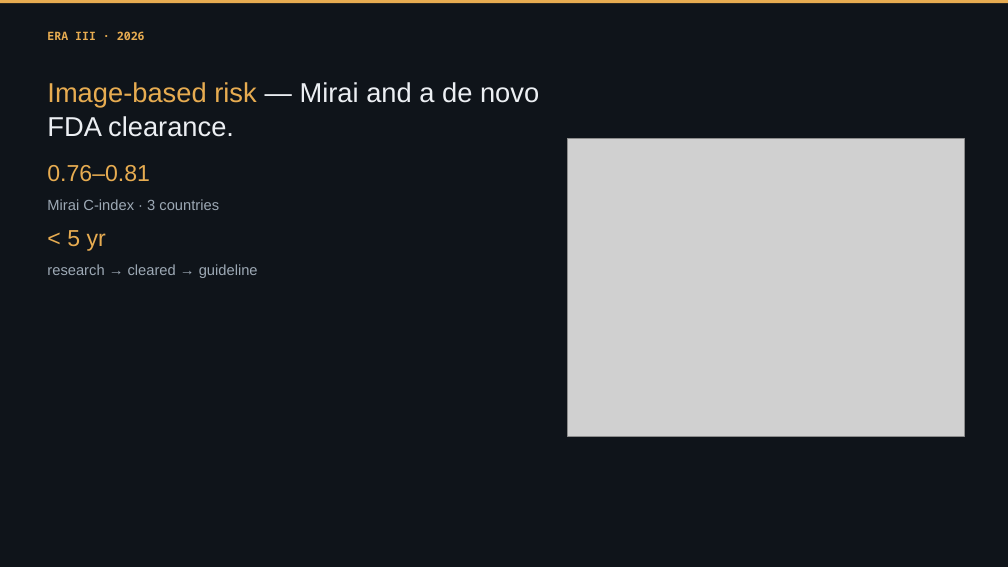
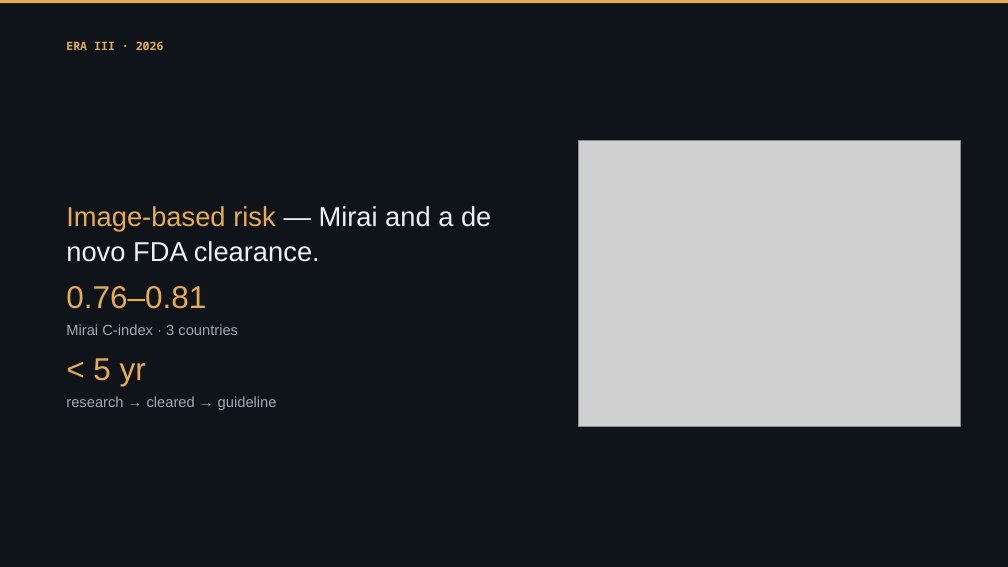
Before and after one commit to Emory-HITI/Mammo, a slide deck: slide 30 of keynote-iwbi-2026/pptx/IWBI2026_Trivedi_FULL_keynote.pptx. Drawn at 1008x567 pixels with LibreOffice and Linux fonts; fonts in the diff are those of the drawing; grey boxes stand for pictures. Boxes give left, top, right and bottom in pixels: in the first picture for what was removed or moved away, otherwise in the second. Text is boxed around its words. In the diff, an @@ line names an element or a change of style, - is before the commit and + after.

```diff
--- a/keynote-iwbi-2026/pptx/IWBI2026_Trivedi_FULL_keynote.pptx
+++ b/keynote-iwbi-2026/pptx/IWBI2026_Trivedi_FULL_keynote.pptx
@@ text "ERA III · 2026": place and size @@
-text "ERA III · 2026" at <box>47,31,145,40</box>
+text "ERA III · 2026" at <box>66,41,164,50</box>
@@ text "ERA III · 2026" at <box>66,41,164,50</box>: line spacing 1.14 to 1.28 @@
@@ picture: place and size @@
-picture at <box>567,138,964,436</box>
+picture at <box>578,141,960,427</box>
@@ text "Image-based risk — Mirai and ..." rewrapped from <box>47,82,539,137</box> to <box>66,206,491,262</box> @@
@@ text "0.76–0.81": place and size @@
-text "0.76–0.81" at <box>47,165,150,182</box>
+text "0.76–0.81" at <box>66,286,206,309</box>
@@ text "0.76–0.81" at <box>66,286,206,309</box>: size 22 to 30 pt; line spacing 1.14 to 1.12 @@
@@ text "Mirai C-index · 3 countries": place and size @@
-text "Mirai C-index · 3 countries" at <box>47,199,219,210</box>
+text "Mirai C-index · 3 countries" at <box>66,324,238,335</box>
@@ text "Mirai C-index · 3 countries" at <box>66,324,238,335</box>: line spacing 1.25 to 1.28 @@
@@ text "< 5 yr" at <box>93,358,146,386</box>: size 22 to 30 pt; line spacing 1.14 to 1.12 @@
@@ text "< 5 yr": place and size @@
-text "< 5 yr" at <box>67,230,106,251</box>
+text "< 5 yr" at <box>93,358,146,386</box>
@@ text "research → cleared → guideline" at <box>66,396,277,410</box>: line spacing 1.25 to 1.28 @@
@@ text "research → cleared → guideline": place and size @@
-text "research → cleared → guideline" at <box>47,264,258,278</box>
+text "research → cleared → guideline" at <box>66,396,277,410</box>
```
Also in this commit, not shown: 57 other slides changed, 1 slide added, 1 slide removed, 14 other files.
